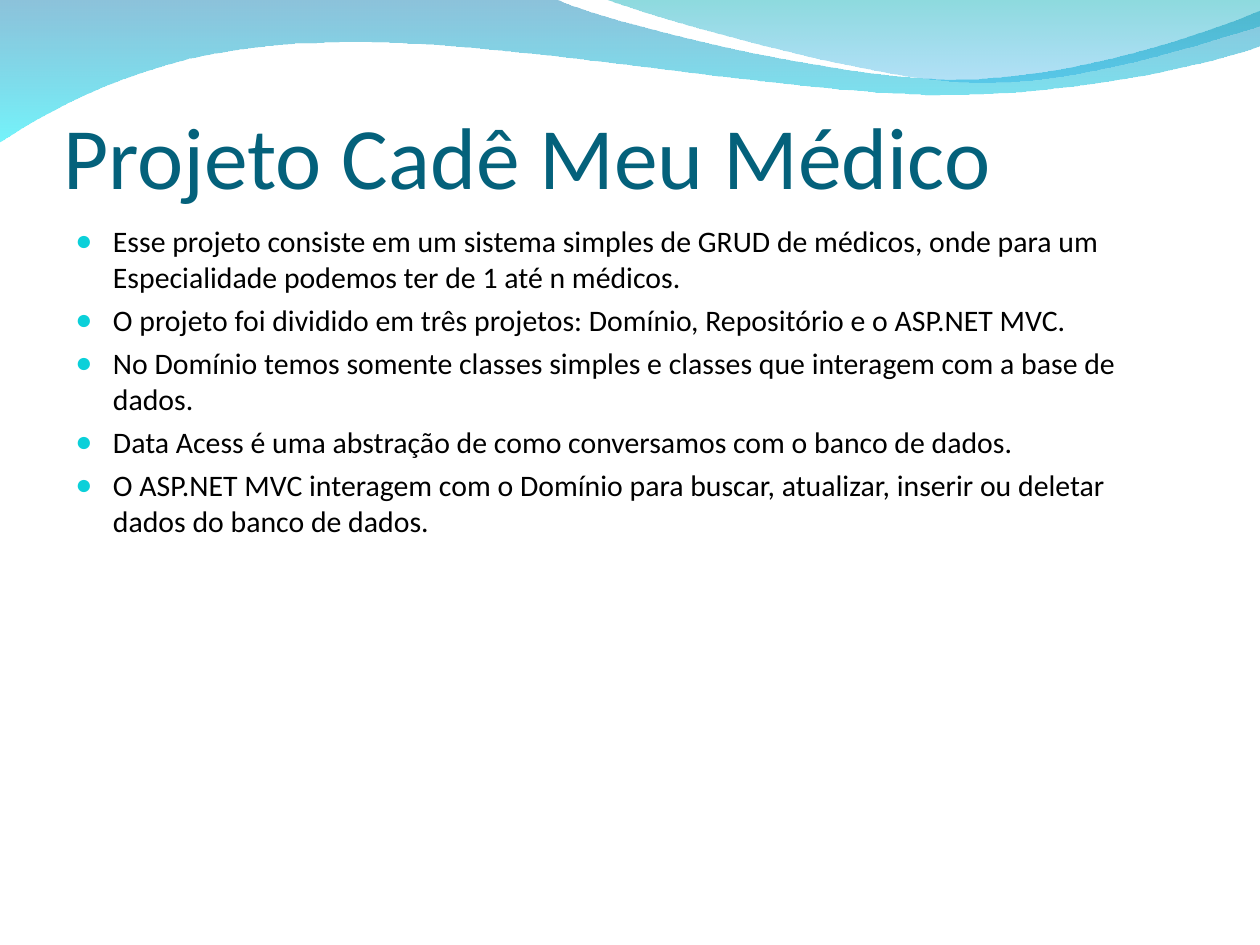
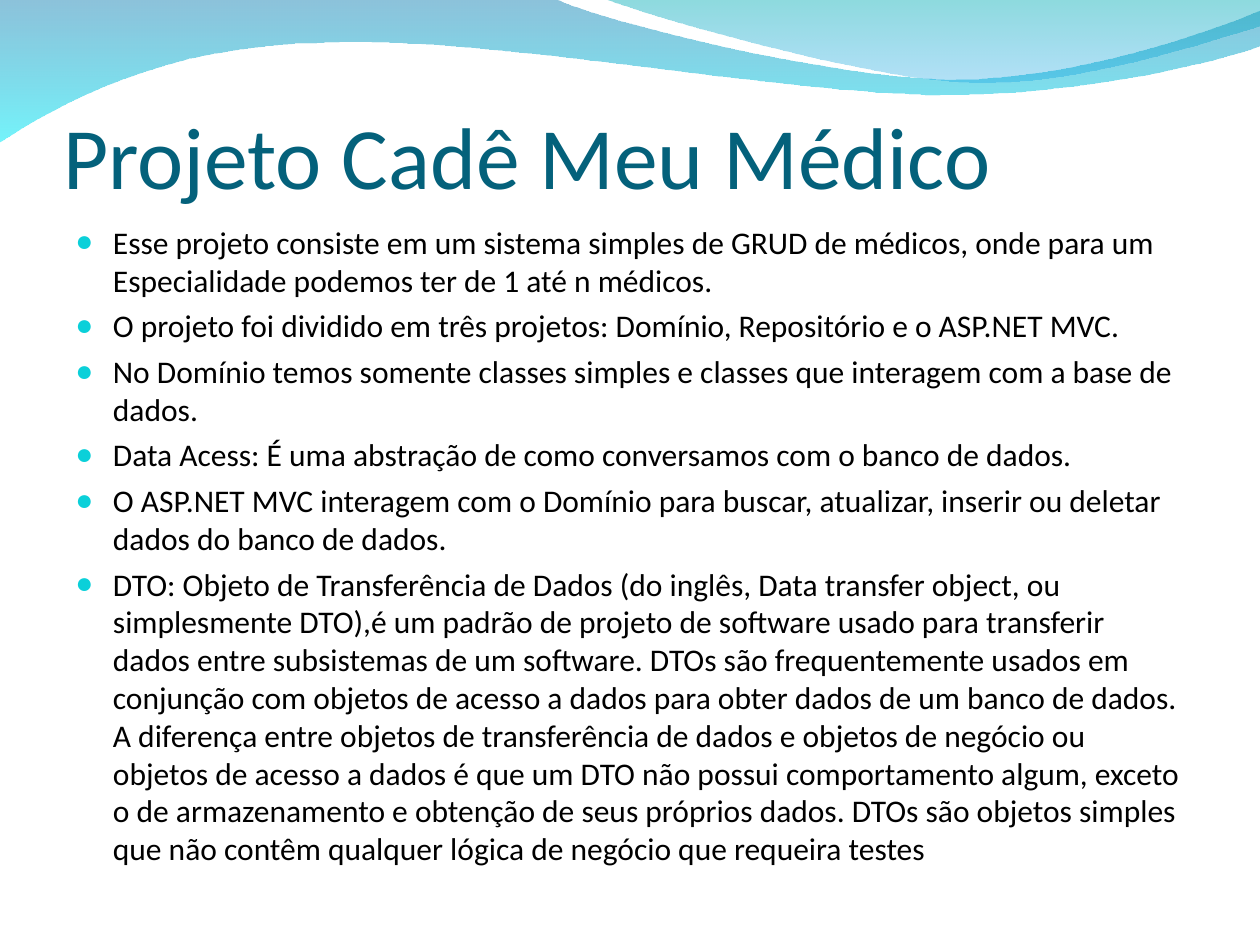
Before and after one commit to wandersonalvesrodrigues/Apresentacao_ASP.NET_MVC, a slide deck: slide 20 of ASP.NET MVC.ppt. Drawn at 1260x945 pixels with LibreOffice and Linux fonts; fonts in the diff are those of the drawing; background and template pictures are left out. Boxes give left, top, right and bottom in pixels: in the first picture for what was removed or moved away, otherwise in the second. Text is boxed around its words. In the diff, an @@ line names an element or a change of style, - is before the commit and + after.

```diff
--- a/ASP.NET MVC.ppt
+++ b/ASP.NET MVC.ppt
@@ text at (x1=113, y1=232, x2=1171, y2=551): size 17 to 18 pt in "Esse projeto consiste em um sistema simples ...", "O projeto foi dividido em três projetos: ...", "No Domínio temos somente classes simples e ...", "O ASP.NET MVC interagem com o Domínio ..." @@
@@ text at (x1=113, y1=440, x2=1071, y2=472): text changed; size 17 to 18 pt @@
-● Data Acess é uma abstração de como conversamos com o banco de dados.
+● Data Acess: É uma abstração de como conversamos com o banco de dados.
@@ text at (x1=113, y1=573, x2=1179, y2=866): paragraph added @@
+● DTO: Objeto de Transferência de Dados (do inglês, Data transfer object, ou simplesmente DTO),é um padrão de projeto de software usado para transferir dados entre subsistemas de um software. DTOs são frequentemente usados em conjunção com objetos de acesso a dados para obter dados de um banco de dados. A diferença entre objetos de transferência de dados e objetos de negócio ou objetos de acesso a dados é que um DTO não possui comportamento algum, exceto o de armazenamento e obtenção de seus próprios dados. DTOs são objetos simples que não contêm qualquer lógica de negócio que requeira testes
```
Also in this commit, not shown: 4 other slides changed, 19 slides added, 1 slide removed, 17 other files.
